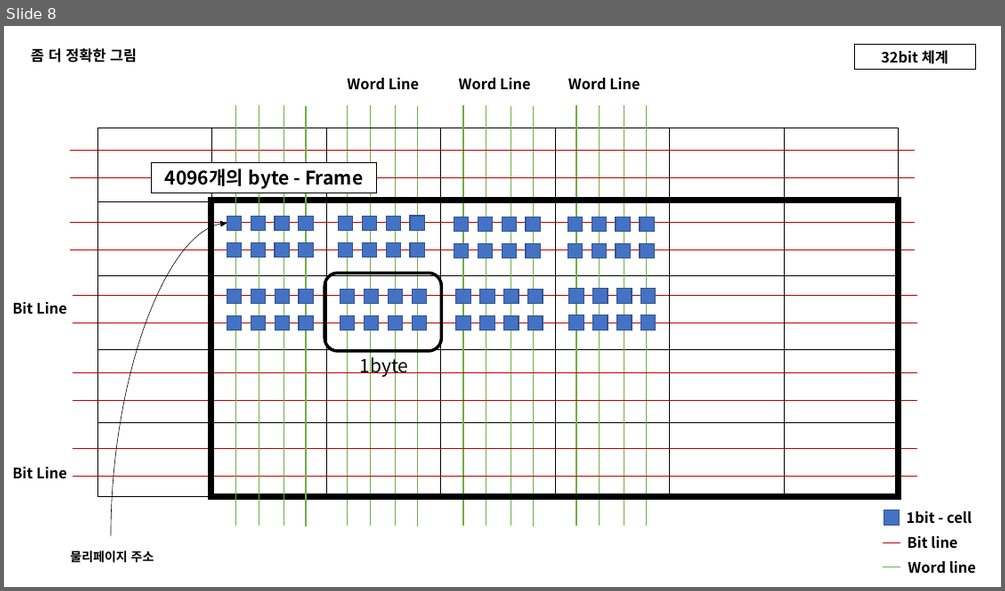
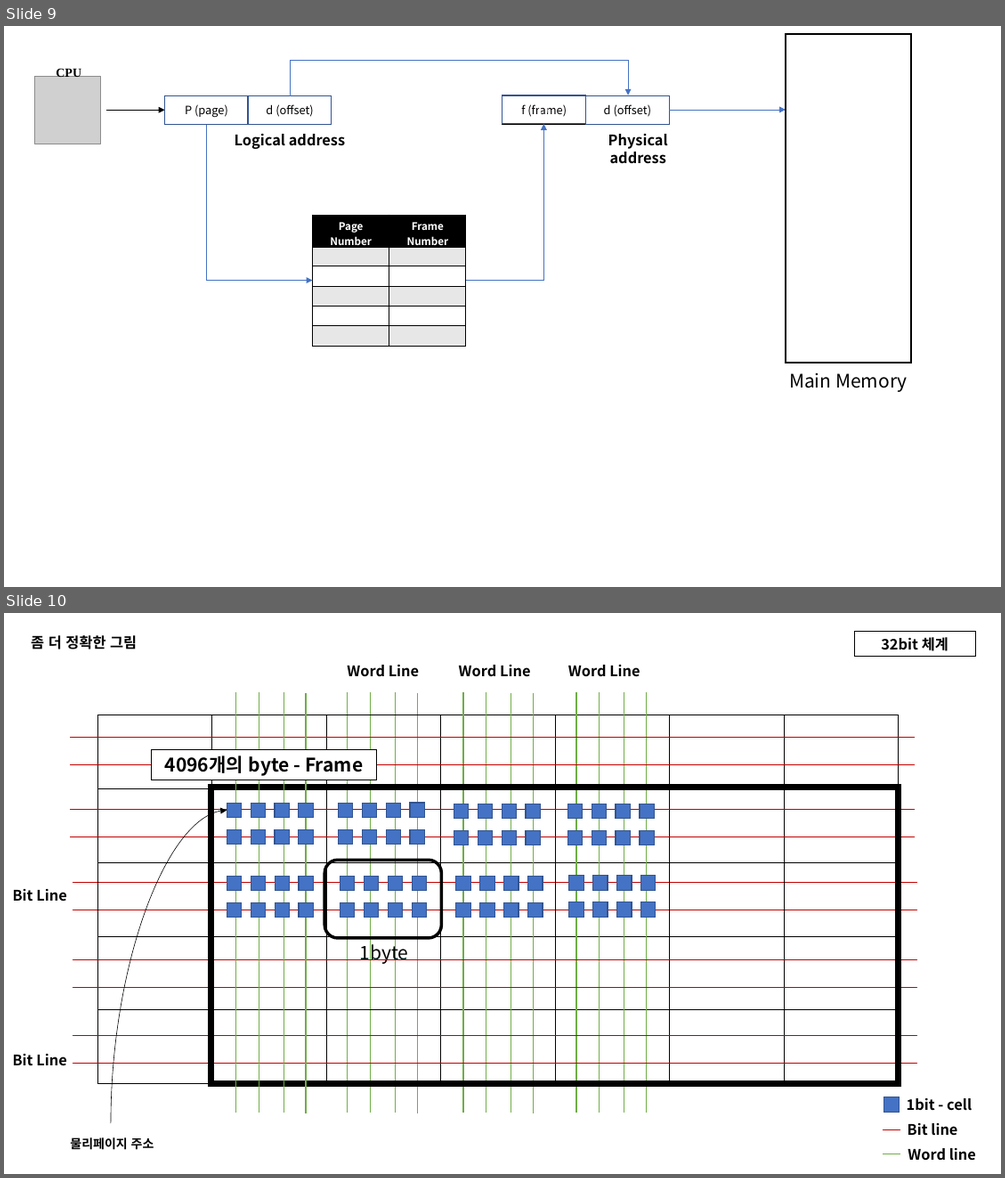
Before and after one commit to taehyuklee/C-CppStudy, a slide deck: CSwithC/CS-explanation.pptx. Shown one above the other, each under a label of ours: slide 8 before the commit, slides 9 and 10 after it. The pictures are 1005x591 and 1005x1178 pixels, drawn with LibreOffice and Linux fonts; fonts in the diff are those of the drawing; grey boxes stand for pictures. Boxes give left, top, right and bottom in pixels: in the first picture for what was removed or moved away, otherwise in the second. Text is boxed around its words. In the diff, an @@ line names an element or a change of style, - is before the commit and + after.

```diff
--- a/CSwithC/CS-explanation.pptx
+++ b/CSwithC/CS-explanation.pptx
@@ slide 9 added at <box>4,26,1001,587</box>, background #FFFFFF @@
@@ rectangle added at <box>785,34,911,362</box>, outline #000000 1 pt @@
@@ picture added at <box>34,76,100,143</box> @@
@@ text added at <box>56,67,81,77</box>, 12 pt, text #000000, bold @@
+CPU
@@ elbow arrow added from (291, 96) to (629, 95), #4472C4 0.5 pt @@
@@ table added at <box>165,95,332,124</box>, 1 rows, 2 columns @@
+P (page) | d (offset)
@@ rectangle added at <box>165,95,249,124</box>, outline #325491 1 pt @@
@@ rectangle added at <box>249,95,332,124</box>, outline #325491 1 pt @@
@@ table added at <box>502,95,671,124</box>, 1 rows, 2 columns @@
+f (frame) | d (offset)
@@ rectangle added at <box>502,95,586,124</box>, outline #325491 1 pt, 18 pt, text #FFFFFF @@
+0
@@ rectangle added at <box>586,95,670,124</box>, outline #325491 1 pt @@
@@ arrow added from (106, 110) to (165, 110), #000000 0.5 pt @@
@@ elbow arrow added from (206, 124) to (313, 281), #4472C4 0.5 pt @@
@@ elbow arrow added from (466, 281) to (544, 124), #4472C4 0.5 pt @@
@@ arrow added from (670, 110) to (785, 110), #4472C4 0.5 pt @@
@@ text added at <box>235,134,345,149</box>, 14 pt, text #000000, bold @@
+Logical address
@@ text added at <box>608,134,668,164</box>, 14 pt, text #000000, bold @@
+Physical address
@@ table added at <box>313,215,467,346</box>, 6 rows, 2 columns @@
+Page Number | Frame Number
+ | 
+ | 
+ | 
+ | 
+ | 
@@ text added at <box>789,373,907,392</box>, 18 pt, text #000000 @@
+Main Memory
@@ what was slide 8 is now slide 10 @@
```
Also in this commit, not shown: 2 slides changed, 2 other slides added.
